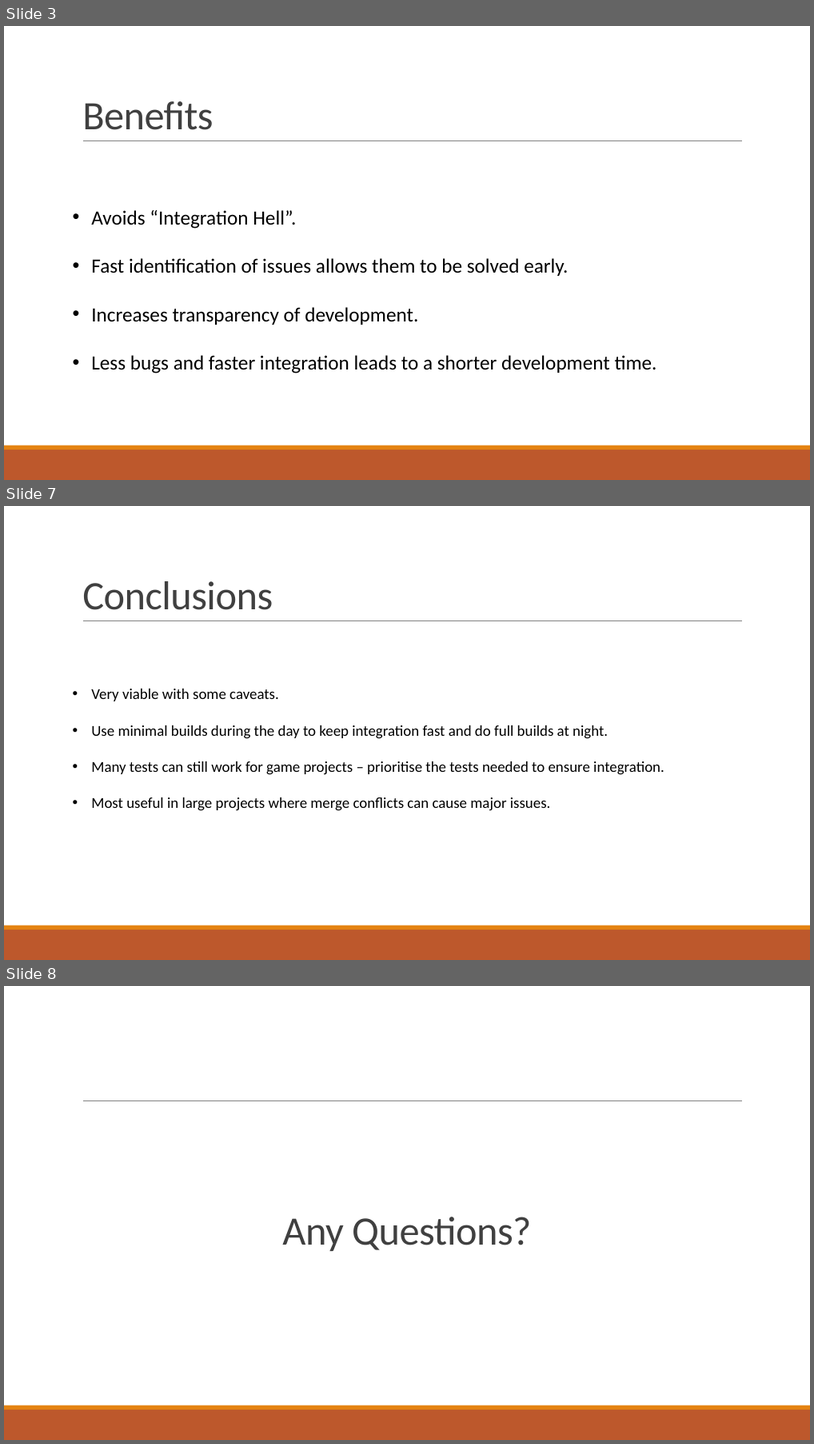
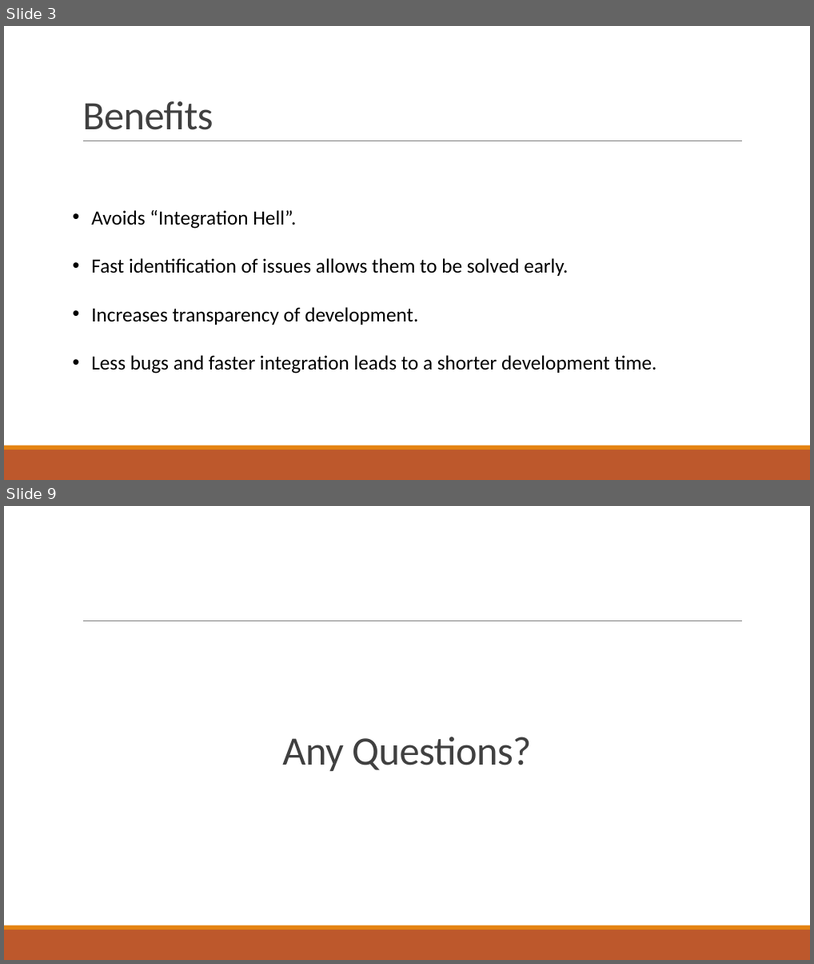
Before and after one commit to Falmouth-Games-Academy/comp130-software-engineering, a slide deck: ResearchPresentation.pptx. Shown one above the other, each under a label of ours: slides 3, 7 and 8 before the commit, slides 3 and 9 after it; the slides between them are not shown. The pictures are 814x1444 and 814x964 pixels, drawn with LibreOffice and Linux fonts; fonts in the diff are those of the drawing. Boxes give left, top, right and bottom in pixels: in the first picture for what was removed or moved away, otherwise in the second. Text is boxed around its words. In the diff, an @@ line names an element or a change of style, - is before the commit and + after.

```diff
--- a/ResearchPresentation.pptx
+++ b/ResearchPresentation.pptx
@@ slide 7 removed at bbox=[4, 506, 810, 960], background #FFFFFF; not listed: 3 template elements that a slide beside it also shows @@
@@ title removed at bbox=[82, 581, 273, 610] @@
-Conclusions
@@ text removed at bbox=[91, 688, 665, 811] @@
-• Very viable with some caveats.
-• Use minimal builds during the day to keep integration fast and do full builds at night.
-• Many tests can still work for game projects – prioritise the tests needed to ensure integration.
-• Most useful in large projects where merge conflicts can cause major issues.
@@ what was slide 8 is now slide 9 @@
```
Also in this commit, not shown: 4 slides changed, 2 slides added.
